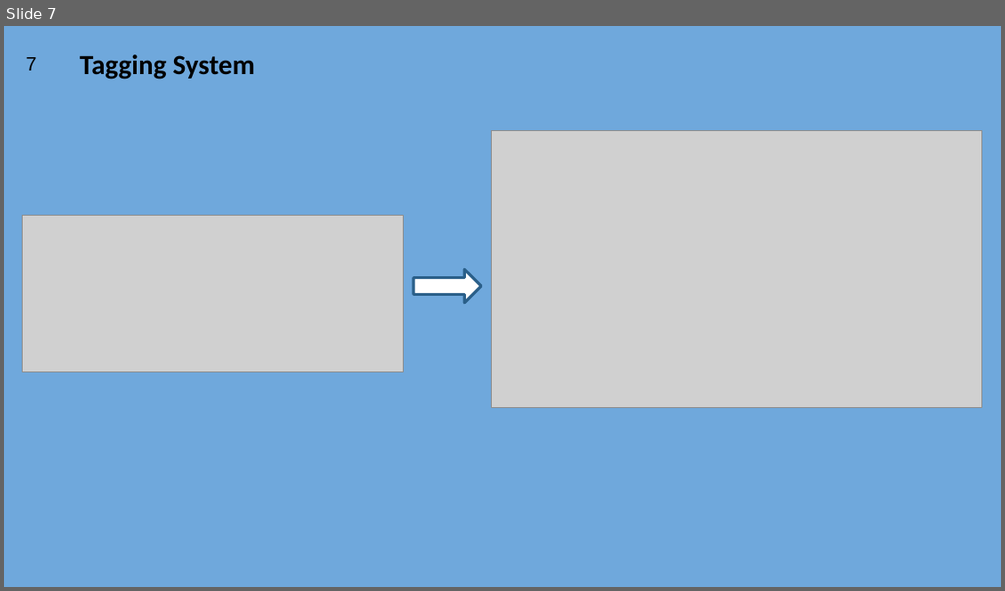
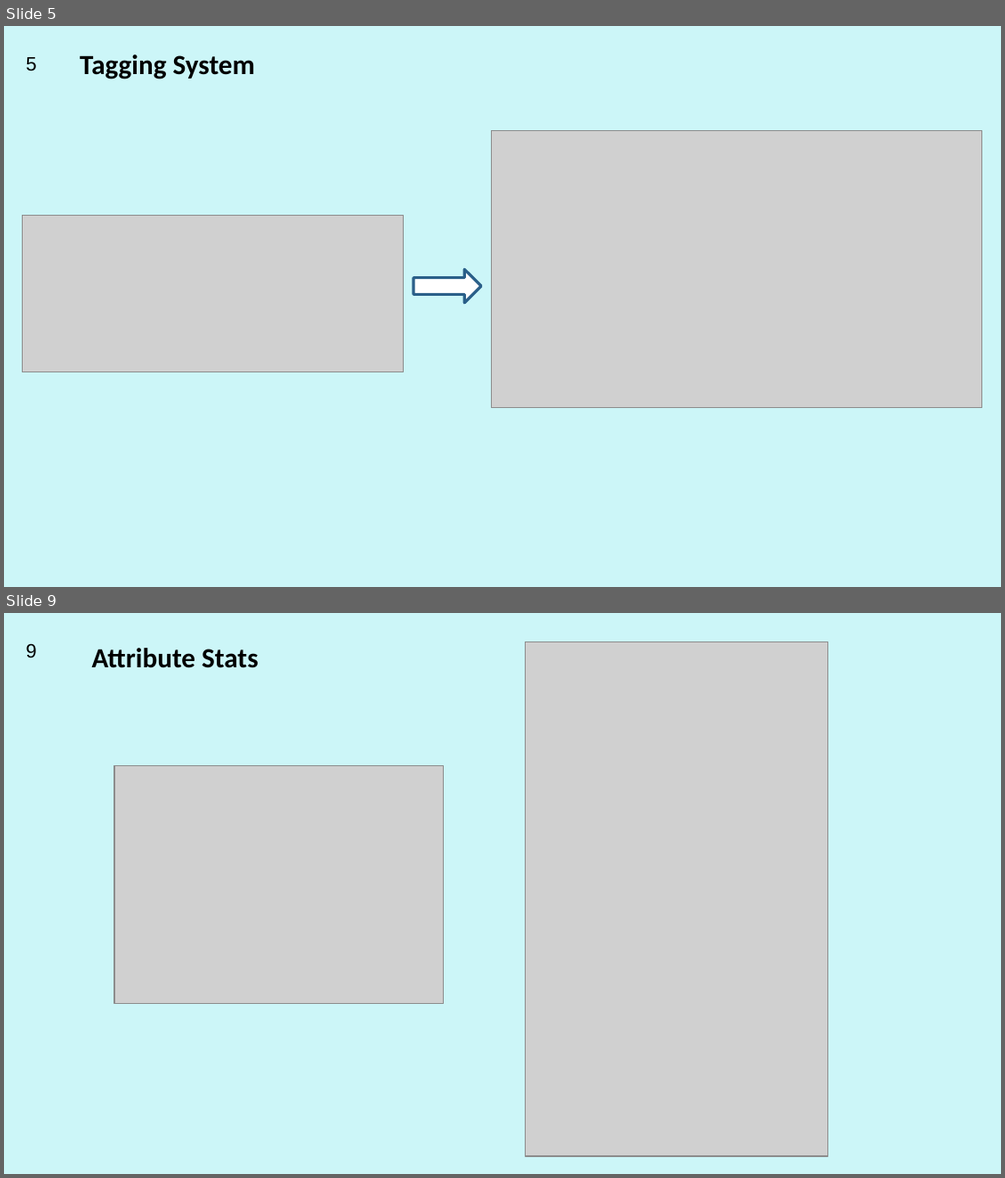
Before and after one commit to bugseerdogan/CSE4095S17_Group3, a slide deck: CSE4095S17_Group3.pptx. Shown one above the other, each under a label of ours: slide 7 before the commit, slides 5 and 9 after it; the slides between them are not shown. The pictures are 1005x591 and 1005x1178 pixels, drawn with LibreOffice and Linux fonts; fonts in the diff are those of the drawing; grey boxes stand for pictures. Boxes give left, top, right and bottom in pixels: in the first picture for what was removed or moved away, otherwise in the second. Text is boxed around its words. In the diff, an @@ line names an element or a change of style, - is before the commit and + after.

```diff
--- a/CSE4095S17_Group3.pptx
+++ b/CSE4095S17_Group3.pptx
@@ slide 9 added at (x1=4, y1=613, x2=1001, y2=1174), background #CCF6F8 @@
@@ page number added at (x1=26, y1=643, x2=37, y2=658), 14 pt, text #000000 @@
+9
@@ text added at (x1=92, y1=648, x2=258, y2=668), 20 pt, text #000000, bold @@
+Attribute Stats
@@ picture added at (x1=525, y1=641, x2=827, y2=1156) @@
@@ picture added at (x1=114, y1=765, x2=444, y2=1004) @@
@@ what was slide 7 is now slide 5 @@
@@ slide 5 changed as well @@
@@ background #6FA8DC to #CCF6F8 @@
@@ page number at (x1=26, y1=57, x2=37, y2=71): text changed @@
-7
+5
```
Also in this commit, not shown: 7 other slides changed, 11 other slides added, 3 slides removed.
